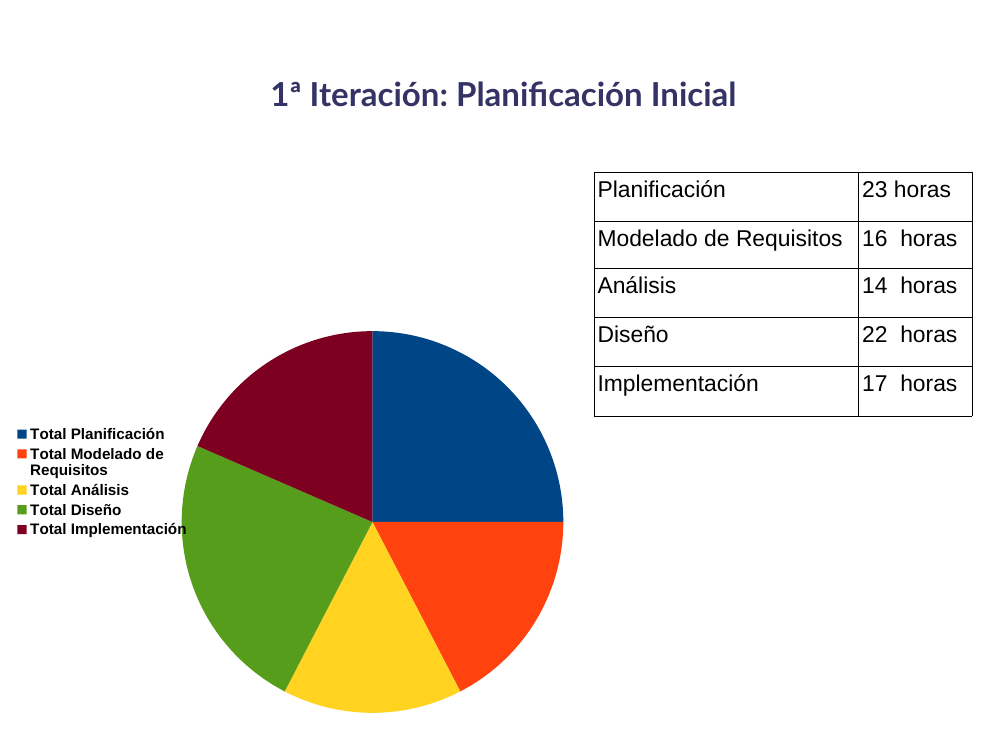
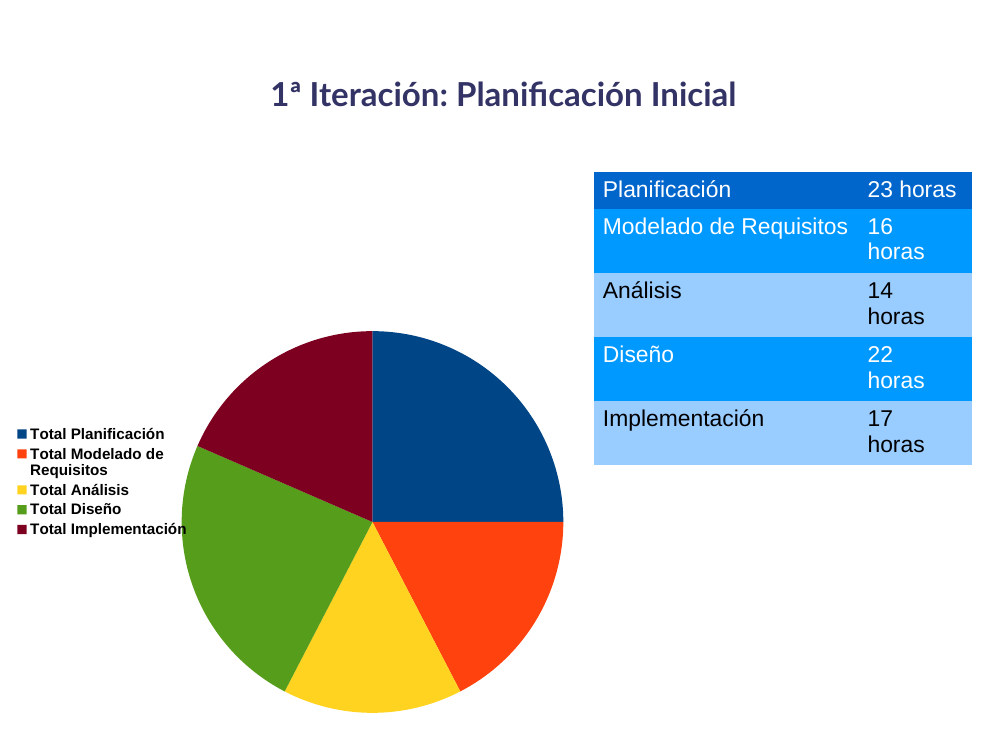
Before and after one commit to danoco78/touchteam, a slide deck: slide 1 of 1_iteracion/Planificación/InformacionPresentacion/[Adrián]Presentación.odp. Drawn at 1008x756 pixels with LibreOffice and Linux fonts; fonts in the diff are those of the drawing; background and template pictures are left out. Boxes give left, top, right and bottom in pixels: in the first picture for what was removed or moved away, otherwise in the second. Text is boxed around its words. In the diff, an @@ line names an element or a change of style, - is before the commit and + after.

```diff
--- a/1_iteracion/Planificación/InformacionPresentacion/[Adrián]Presentación.odp
+++ b/1_iteracion/Planificación/InformacionPresentacion/[Adrián]Presentación.odp
@@ table at <box>595,173,972,457</box> @@
@@ fill none to #0066CC in row 1 @@
@@ fill none to #0099FF in 4 cells @@
@@ fill none to #99CCFF in 4 cells @@
@@ text colour #000000 to #FFFFFF in "Planificación", "23 horas", "Modelado de Requisitos", "16 horas" and 2 more places @@
@@ borders changed @@
```
Also in this commit, not shown: 4 other slides changed.
